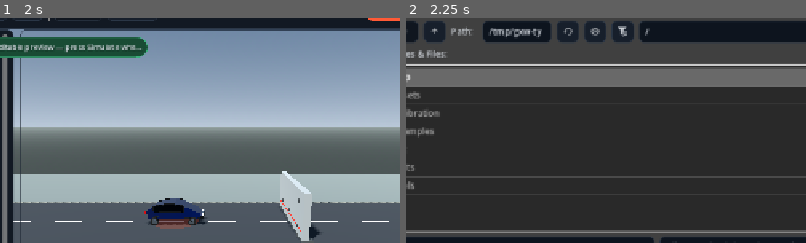
Above: before the commit, frames 1-2 (left to right).
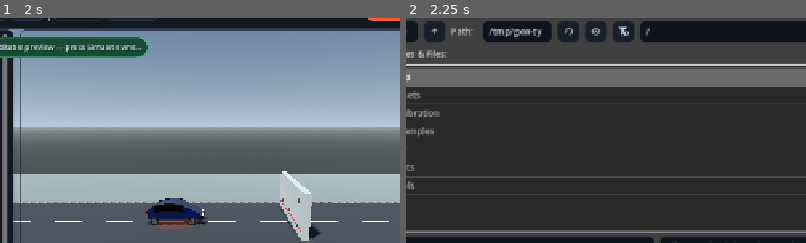
Above: after the commit, the same moments.

Repository: ArrowSK/crashvector
Game: Godot game, scene res://app/main.tscn
The game is run twice, just before and just after one commit, with the same random seed, the same clock (stepped at 60 frames per second) and the same inputs.
Inputs:
- Up to frame 1 (2 s): click "New" at 0.5 s; click "New" at 1.25 s
- Up to frame 2 (2.25 s): click "Open" at 2 s
The pictures show only the part of the screen within x 21-71%, y 8-58%; the shares and areas given below are measured in that part.

Frame 1 is identical in both runs. In frame 2, 0.2% of the frame differs, in the area x 39-61%, y 3-9%.
Error after the commit: Invalid call. Nonexistent function 'add_front_crush_sensor' in base 'RigidBody3D (VehicleRigidChassis)'. (res://src/vehicles/compact_hatchback.gd:217)

Commit message:
M12: measure crush from real forward collision distance

Diff:
--- a/src/vehicles/vehicle_rigid_chassis.gd
+++ b/src/vehicles/vehicle_rigid_chassis.gd
@@ -7,14 +7,12 @@
 
 var contact_samples: Array[Dictionary] = []
 var suspension_points: Array[Dictionary] = []
-var front_crush_sensor: Area3D
-var front_sensor_collider: Object
-var front_sensor_contact_active: bool = false
-var front_sensor_contact_ever: bool = false
-var front_sensor_start_self_position := Vector3.ZERO
-var front_sensor_start_collider_position := Vector3.ZERO
-var front_sensor_forward_world := Vector3.RIGHT
-var maximum_front_sensor_travel_m: float = 0.0
+var front_crush_probe: RayCast3D
+var front_probe_rest_length_m: float = 0.0
+var front_probe_collider: Object
+var front_probe_contact_active: bool = false
+var front_probe_contact_ever: bool = false
+var maximum_front_probe_crush_m: float = 0.0
 var non_ground_contact_events: int = 0
 var cumulative_non_ground_impulse_ns: float = 0.0
 var maximum_vertical_speed_ms: float = 0.0
@@ -71,22 +69,20 @@
 	add_child(collision)
 	return collision
 
-func add_front_crush_sensor(size_m: Vector3, local_position_m: Vector3) -> Area3D:
-	front_crush_sensor = Area3D.new()
-	front_crush_sensor.name = "FrontCrushSensor"
-	front_crush_sensor.collision_layer = 0
-	front_crush_sensor.collision_mask = collision_mask
-	front_crush_sensor.monitoring = true
-	front_crush_sensor.monitorable = false
-	front_crush_sensor.position = local_position_m
-	var shape := BoxShape3D.new()
-	shape.size = size_m
-	var collision := CollisionShape3D.new()
-	collision.name = "FrontCrushSensorShape"
-	collision.shape = shape
-	front_crush_sensor.add_child(collision)
-	add_child(front_crush_sensor)
-	return front_crush_sensor
+func add_front_crush_probe(
+	local_mount_m: Vector3,
+	rest_length_m: float,
+	extra_range_m: float = 0.20
+) -> RayCast3D:
+	front_probe_rest_length_m = maxf(rest_length_m, 0.05)
+	front_crush_probe = RayCast3D.new()
+	front_crush_probe.name = "FrontCrushProbe"
+	front_crush_probe.position = local_mount_m
+	front_crush_probe.target_position = Vector3(front_probe_rest_length_m + maxf(extra_range_m, 0.02), 0.0, 0.0)
+	front_crush_probe.enabled = true
+	front_crush_probe.exclude_parent = true
+	add_child(front_crush_probe)
+	return front_crush_probe
 
 func add_suspension_point(
 	node_name: String,
@@ -125,10 +121,10 @@
 	maximum_reverse_speed_ms = 0.0
 	maximum_suspension_compression_m = 0.0
 	active_suspension_contacts = 0
-	front_sensor_collider = null
-	front_sensor_contact_active = false
-	front_sensor_contact_ever = false
-	maximum_front_sensor_travel_m = 0.0
+	front_probe_collider = null
+	front_probe_contact_active = false
+	front_probe_contact_ever = false
+	maximum_front_probe_crush_m = 0.0
 	freeze = false
 	sleeping = false
 
@@ -154,19 +150,19 @@
 	return result
 
 func front_crush_travel_m() -> float:
-	return maximum_front_sensor_travel_m
+	return maximum_front_probe_crush_m
 
 func front_crush_overlap_active() -> bool:
-	return front_sensor_contact_active
+	return front_probe_contact_active
 
 func front_crush_collider() -> Object:
-	return front_sensor_collider
+	return front_probe_collider
 
 func _physics_process(delta: float) -> void:
 	if freeze or delta <= 0.0:
 		return
 	_update_suspension()
-	_update_front_crush_sensor()
+	_update_front_crush_probe()
 
 func _update_suspension() -> void:
 	active_suspension_contacts = 0
@@ -198,38 +194,26 @@
 		)
 		apply_force(Vector3.UP * normal_force, offset_world)
 
-func _update_front_crush_sensor() -> void:
-	if front_crush_sensor == null:
-		return
-	var selected: Object = null
-	for body in front_crush_sensor.get_overlapping_bodies():
-		if body == self:
-			continue
-		var body_name := StringName("")
-		if body is Node:
-			body_name = (body as Node).name
-		if _is_ground_contact(body_name):
-			continue
-		selected = body
-		break
-	if selected == null:
-		front_sensor_contact_active = false
-		return
-	if not front_sensor_contact_active or selected != front_sensor_collider:
-		front_sensor_collider = selected
-		front_sensor_contact_active = true
-		front_sensor_contact_ever = true
-		front_sensor_start_self_position = global_position
-		front_sensor_forward_world = global_transform.basis.x.normalized()
-		front_sensor_start_collider_position = _object_global_position(selected)
-	var self_travel := (global_position - front_sensor_start_self_position).dot(front_sensor_forward_world)
-	var collider_travel := (_object_global_position(selected) - front_sensor_start_collider_position).dot(front_sensor_forward_world)
-	maximum_front_sensor_travel_m = maxf(maximum_front_sensor_travel_m, maxf(self_travel - collider_travel, 0.0))
-
-func _object_global_position(value: Object) -> Vector3:
-	if value is Node3D:
-		return (value as Node3D).global_position
-	return Vector3.ZERO
+func _update_front_crush_probe() -> void:
+	front_probe_contact_active = false
+	front_probe_collider = null
+	if front_crush_probe == null:
+		return
+	front_crush_probe.force_raycast_update()
+	if not front_crush_probe.is_colliding():
+		return
+	var collider := front_crush_probe.get_collider()
+	var collider_name := StringName("")
+	if collider is Node:
+		collider_name = (collider as Node).name
+	if _is_ground_contact(collider_name):
+		return
+	var collision_distance := front_crush_probe.global_position.distance_to(front_crush_probe.get_collision_point())
+	var crush := maxf(front_probe_rest_length_m - collision_distance, 0.0)
+	front_probe_collider = collider
+	front_probe_contact_active = true
+	front_probe_contact_ever = true
+	maximum_front_probe_crush_m = maxf(maximum_front_probe_crush_m, crush)
 
 func _integrate_forces(state: PhysicsDirectBodyState3D) -> void:
 	contact_samples.clear()
